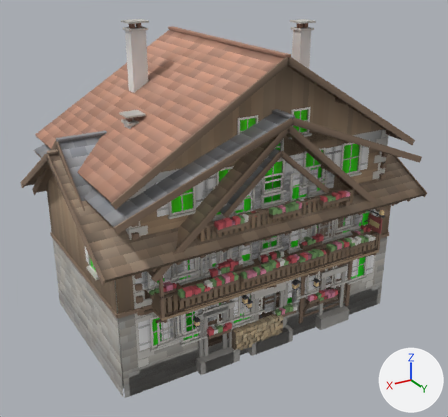
The glTF model assets/village/houses.glb: old version first, new version second.
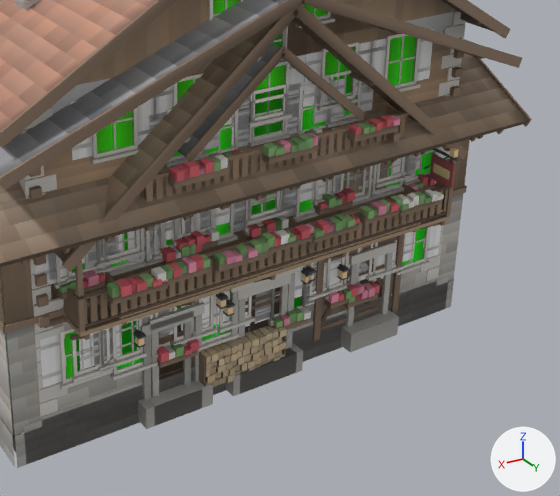
There are two pictures of each version: one whole from a 50 mm lens placed at (14.9, 20.8, 17.6), pointed at (0.2, -3.8, 5.3), one close up on the part from 26% to 99% of the width and 29% to 99% of the height. The lights are fixed; the arrows at lower right show +X, +Y and +Z. The last two pictures show the newer version. Where no turn or scale is listed for an object, it has been applied to the vertices. Vertices at exactly the same position are counted once.

In view in the first close-up: 'house_barn', 'house_chalet', 'house_cottage', 'house_farm', 'house_inn'.
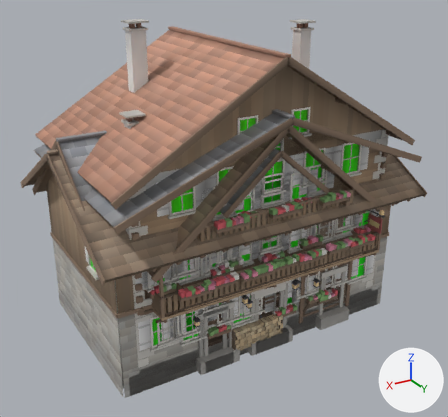
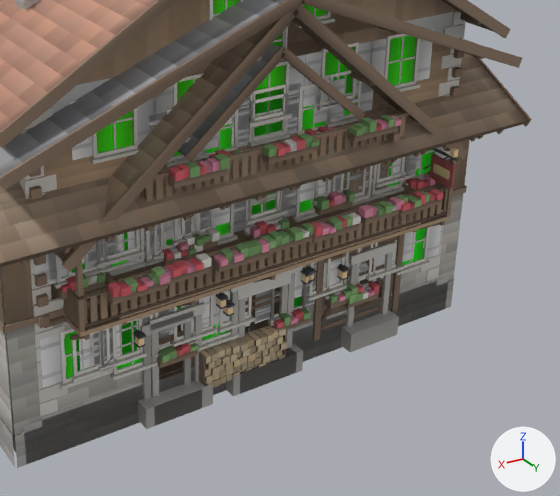
Boxes (x1, y1, x2, y2) around the edits, measured in the close-ups (560 x 496 px; the box of a moved part takes in the faces that stretch with it):
part 1 of me_house_barn, moved or reshaped
    before: (238, 336, 252, 350)
    after: (248, 331, 261, 346)
part 2 of me_house_barn, moved or reshaped
    before: (204, 327, 287, 386)
    after: (205, 325, 286, 386)
part 3 of me_house_barn, cut back
    before: (48, 190, 292, 280)
    after: (162, 248, 196, 260)
part 4 of me_house_chalet, moved or reshaped
    before: (84, 67, 444, 373)
    after: (136, 80, 443, 292)
part 5 of me_house_chalet, recoloured
    both: (45, 117, 447, 325)
part 6 of me_house_cottage, moved or reshaped
    before: (127, 78, 409, 328)
    after: (151, 126, 408, 329)
part 7 of me_house_cottage, recoloured
    both: (107, 86, 403, 333)
part 8 of me_house_farm, deleted
    before: (417, 174, 428, 187)
part 9 of me_house_farm, moved or reshaped (mostly hidden afterwards)
    before: (35, 91, 449, 387)
    after: (86, 171, 436, 363)
part 10 of me_house_farm, recoloured
    both: (57, 152, 437, 374)
part 11 of me_house_inn, moved or reshaped (mostly hidden afterwards)
    before: (69, 0, 434, 370)
    after: (92, 0, 418, 251)
part 12 of me_house_inn, edited (looks the same)
    both: (90, 0, 422, 369)

Diff of the bpy script that builds the scene:
```diff
--- a/assets/village/houses.glb.py
+++ b/assets/village/houses.glb.py
@@ me_house_barn @@
-me_house_barn.from_pydata(...)  # 4281 vertices, 4268 faces; spans x -8.5..8.5, y -10.4..1.4, z -0.6..10.4
+me_house_barn.from_pydata(...)  # 4335 vertices, 4276 faces; spans x -8.5..8.5, y -10.4..1.4, z -0.6..10.4
+# me_house_barn part 1: the loose piece of 6 vertices spanning x 0.6..0.8, y 0.1..0.5, z 0.9..1.1 is moved by (-0.3, 0.0, 0.0)
+# me_house_barn part 2: 113 vertices moved from x -0.6..2.0, y 0.1..0.5, z 0.0..1.1 to x -0.5..2.0, y 0.1..0.5, z 0.0..1.1; 49 vertices removed from x -0.6..2.1, y 0.1..0.5, z 0.0..1.1; 43 vertices added at x -0.6..2.1, y 0.1..0.5, z 0.0..1.1
+# me_house_barn part 3: 10 vertices moved from x 2.4..3.3, y 0.1..0.4, z 4.4..4.6 to x 2.4..3.2, y 0.1..0.4, z 4.4..4.5; 38 vertices removed from x -0.9..6.3, y 0.0..0.4, z 4.6..5.8; 2 vertices added at x 2.8, y 0.1..0.4, z 4.5
+# other edits to the shape of me_house_barn do not show in these pictures
 me_house_barn.materials.append(mat_body)
@@ me_house_chalet @@
-me_house_chalet.from_pydata(...)  # 4785 vertices, 4760 faces; spans x -7.9..7.9, y -9.5..1.4, z -0.6..12.1
+me_house_chalet.from_pydata(...)  # 4968 vertices, 4806 faces; spans x -7.9..7.9, y -9.5..1.4, z -0.6..12.1
+# me_house_chalet part 4: 39 vertices moved within x -6.5..6.5, y -5.7..1.4, z 4.4..8.3; 318 vertices removed from x -6.6..6.6, y -6.2..1.4, z 1.3..8.3; 255 vertices added at x -6.7..6.7, y -6.2..1.4, z 1.3..7.3
+# me_house_chalet part 5: 769 kept faces spanning x -6.7..6.7, y -9.0..1.4, z 0.5..12.1 get new vertex colours
+# other edits to the shape of me_house_chalet do not show in these pictures
 me_house_chalet.materials.append(mat_body)
@@ me_house_cottage @@
-me_house_cottage.from_pydata(...)  # 4038 vertices, 3848 faces; spans x -6.4..6.4, y -9.52..1.35, z -0.6..11.69
+me_house_cottage.from_pydata(...)  # 4130 vertices, 3864 faces; spans x -6.4..6.4, y -9.52..1.35, z -0.6..11.69
+# me_house_cottage part 6: 287 vertices moved from x -4.08..4.03, y 0.06..1.35, z 1.15..6.92 to x -4.06..4.03, y 0.06..1.35, z 1.15..6.92; 127 vertices removed from x -5.56..5.56, y -3.47..1.3, z 1.15..8.13; 219 vertices added at x -5.66..5.66, y -9.16..1.31, z 1.15..5.64
+# me_house_cottage part 7: 591 kept faces spanning x -5.7..5.7, y -7.5..1.35, z 0.55..11.69 get new vertex colours
 me_house_cottage.materials.append(mat_body)
@@ me_house_farm @@
-me_house_farm.from_pydata(...)  # 3846 vertices, 3816 faces; spans x -8.0..8.0, y -9.9..0.9, z -0.6..11.0
+me_house_farm.from_pydata(...)  # 3906 vertices, 3780 faces; spans x -8.0..8.0, y -9.9..0.9, z -0.6..11.0
+# me_house_farm part 8: the loose piece of 8 vertices spanning x -5.6..-5.5, y 0.1..0.3, z 4.3..4.6 is deleted
+# me_house_farm part 9: 19 vertices moved within x -5.2..5.5, y 0.1..0.4, z 1.5..4.6; 238 vertices removed from x -7.3..7.3, y -7.7..0.4, z 1.4..8.5; 306 vertices added at x -7.4..7.4, y -9.2..0.4, z 1.4..5.8
+# me_house_farm part 10: 359 kept faces spanning x -7.5..7.5, y -7.5..0.5, z -0.5..11.0 get new vertex colours
 me_house_farm.materials.append(mat_body)
@@ me_house_inn @@
-me_house_inn.from_pydata(...)  # 4484 vertices, 4508 faces; spans x -7.7..7.7, y -9.5..1.3, z -0.6..14.4
+me_house_inn.from_pydata(...)  # 4619 vertices, 4506 faces; spans x -7.7..7.7, y -9.5..1.3, z -0.6..14.4
+# me_house_inn part 11: 18 vertices moved within x -5.0..5.0, y 0.0..0.4, z 4.7..9.9; 233 vertices removed from x -6.8..6.8, y -6.5..0.4, z 1.7..9.0; 368 vertices added at x -6.9..6.9, y -9.2..0.4, z 1.5..8.9
+# me_house_inn part 12: 298 kept faces spanning x -7.0..7.0, y -9.0..0.4, z 0.7..14.4 get new vertex colours
 me_house_inn.materials.append(mat_body)
```
